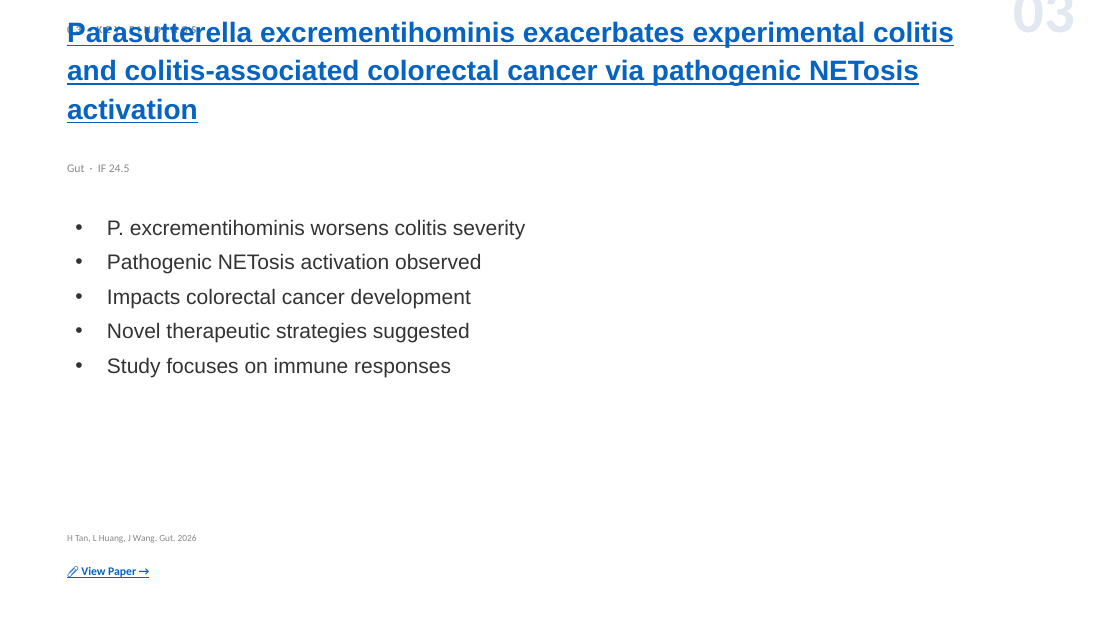
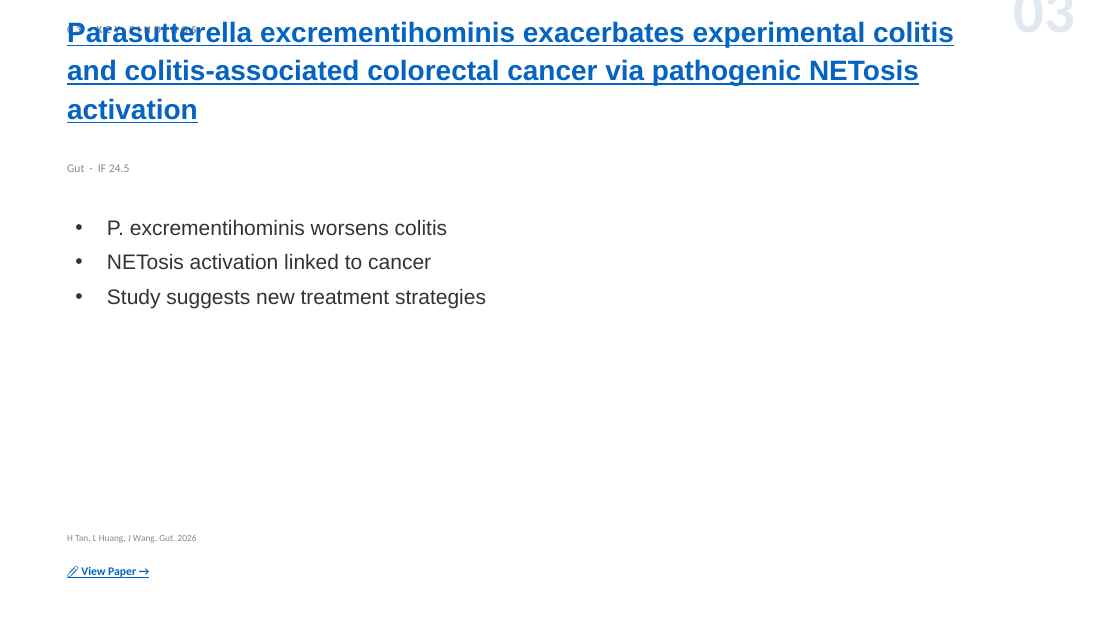
Before and after one commit to jejenhu-maker/colorectal-weekly-digest, a slide deck: slide 5 of docs/digest-en.pptx. Drawn at 1120x630 pixels with LibreOffice and Linux fonts; fonts in the diff are those of the drawing. Boxes give left, top, right and bottom in pixels: in the first picture for what was removed or moved away, otherwise in the second. Text is boxed around its words. In the diff, an @@ line names an element or a change of style, - is before the commit and + after.

```diff
--- a/docs/digest-en.pptx
+++ b/docs/digest-en.pptx
@@ text at (107, 219, 486, 308): text changed @@
-• P. excrementihominis worsens colitis severity
-• Pathogenic NETosis activation observed
-• Impacts colorectal cancer development
-• Novel therapeutic strategies suggested
-• Study focuses on immune responses
+• P. excrementihominis worsens colitis
+• NETosis activation linked to cancer
+• Study suggests new treatment strategies
```
Also in this commit, not shown: 11 other slides changed, 2 slides added, 2 slides removed, 2 other files.
